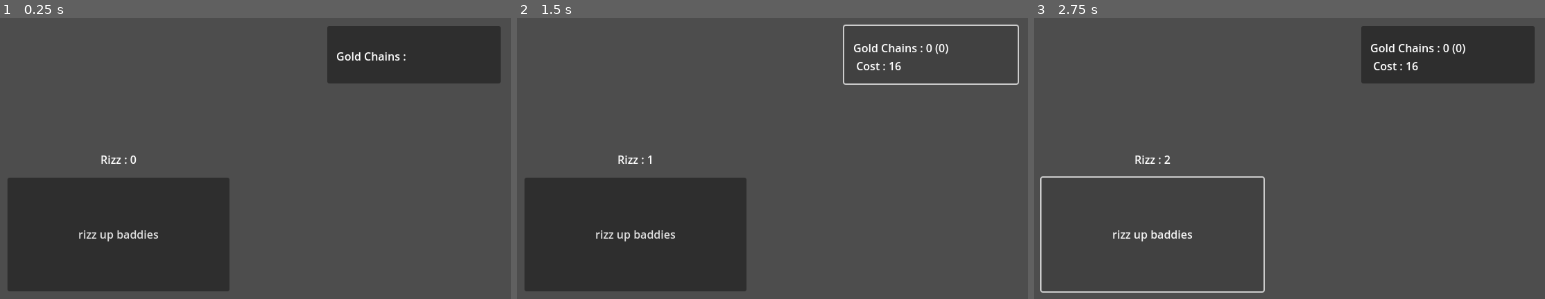
Above: before the commit, frames 1-3 (left to right).
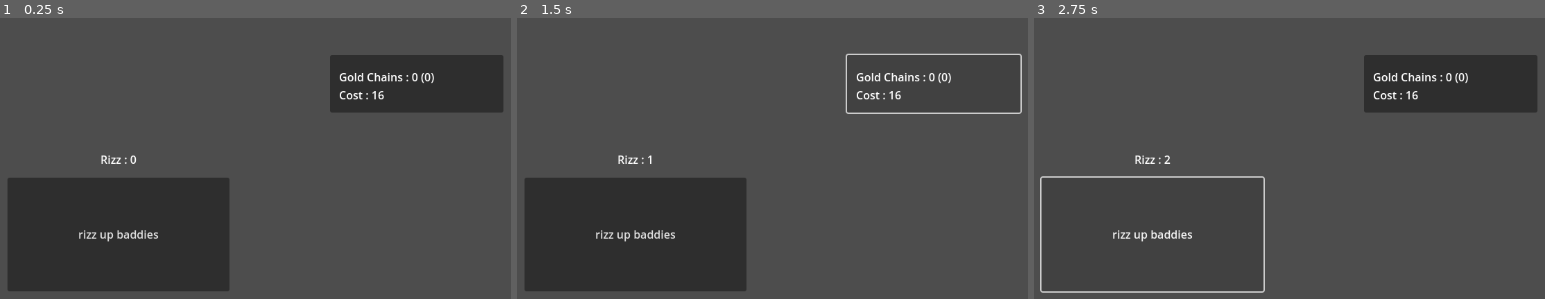
Above: after the commit, the same moments.

Repository: BlueDinoKing/sigmaclicker
Game: Godot game, scene res://scenes/clicker.tscn
Two runs of this game, one before a commit and one after it. Both use one fixed random seed, a clock stepped at 60 frames per second and the inputs below.
Inputs:
- Up to frame 1 (0.25 s): no input
- Up to frame 2 (1.5 s): click "rizz up baddies" at 0.5 s; click "Gold Chains : 0 (0) Cost : 16" at 1.25 s
- Up to frame 3 (2.75 s): click "rizz up baddies" at 2 s

The runs differ from the first frame. In frame 1, 7.4% of the frame differs, in the area x 63-99%, y 2-34%; in frame 2, 2.0%; in frame 3, 7.2%.

Commit message:
w rizz bro

Diff:
--- a/scenes/clicker.tscn
+++ b/scenes/clicker.tscn
@@ -1,11 +1,35 @@
-[gd_scene load_steps=3 format=3 uid="uid://0ugh23teop1k"]
+[gd_scene load_steps=6 format=3 uid="uid://0ugh23teop1k"]
 
 [ext_resource type="Script" path="res://scripts/clicker.gd" id="1_gdsq0"]
+[ext_resource type="Texture2D" uid="uid://bjb5xvhypir23" path="res://images/wrizzparticle.png" id="2_6c0al"]
 
 [sub_resource type="Theme" id="Theme_4dnqd"]
 Button/colors/icon_normal_color = Color(0, 1, 0, 1)
 
-[node name="clicker" type="Control" node_paths=PackedStringArray("label", "button", "goldChainsLabel")]
+[sub_resource type="ParticleProcessMaterial" id="ParticleProcessMaterial_uihb2"]
+particle_flag_disable_z = true
+gravity = Vector3(0, 980, 0)
+
+[sub_resource type="GDScript" id="GDScript_acxah"]
+script/source = "extends GPUParticles2D
+
+@export var button : Button
+
+func _ready():
+	one_shot = true
+
+
+
+func _on_rizz_up_baddies_pressed():
+	emitting = true
+
+
+
+func _on_rizz_up_baddies_button_up():
+	emitting = false
+"
+
+[node name="clicker" type="Control" node_paths=PackedStringArray("label", "button", "goldChainsLabel", "goldChainsButton")]
 layout_mode = 3
 anchors_preset = 15
 anchor_right = 1.0
@@ -16,6 +40,7 @@
 label = NodePath("total rizz")
 button = NodePath("rizz up baddies")
 goldChainsLabel = NodePath("gold chains/Label")
+goldChainsButton = NodePath("gold chains")
 
 [node name="rizz up baddies" type="Button" parent="."]
 custom_minimum_size = Vector2(320, 80)
@@ -51,11 +76,12 @@
 vertical_alignment = 1
 
 [node name="gold chains" type="Button" parent="."]
+custom_minimum_size = Vector2(150, 50)
 layout_mode = 0
-offset_left = 877.0
-offset_top = 23.0
-offset_right = 1127.0
-offset_bottom = 106.0
+offset_left = 881.0
+offset_top = 65.0
+offset_right = 1131.0
+offset_bottom = 148.0
 theme = SubResource("Theme_4dnqd")
 
 [node name="Label" type="Label" parent="gold chains"]
@@ -64,9 +90,21 @@
 offset_top = 20.0
 offset_right = 229.0
 offset_bottom = 67.0
-text = "Gold Chains : "
+text = "Gold Chains : 0 (0)
+Cost : 16"
 vertical_alignment = 1
 
+[node name="GPUParticles2D" type="GPUParticles2D" parent="." node_paths=PackedStringArray("button")]
+position = Vector2(592, 405)
+emitting = false
+amount = 1
+process_material = SubResource("ParticleProcessMaterial_uihb2")
+texture = ExtResource("2_6c0al")
+script = SubResource("GDScript_acxah")
+button = NodePath("../rizz up baddies")
+
 [connection signal="button_down" from="rizz up baddies" to="." method="_on_button_button_down"]
+[connection signal="button_up" from="rizz up baddies" to="GPUParticles2D" method="_on_rizz_up_baddies_button_up"]
 [connection signal="pressed" from="rizz up baddies" to="." method="_on_button_pressed"]
+[connection signal="pressed" from="rizz up baddies" to="GPUParticles2D" method="_on_rizz_up_baddies_pressed"]
 [connection signal="pressed" from="gold chains" to="." method="_on_gold_chains_pressed"]
--- a/scripts/clicker.gd
+++ b/scripts/clicker.gd
@@ -12,28 +12,31 @@
 var addedRizz = 1
 ##test commits
 
-
 # Called when the node enters the scene tree for the first time.
 func _ready():
-	pass # Replace with function body.
+	pass
 
 
 # Called every frame. 'delta' is the elapsed time since the previous frame.
 func _process(delta):
-	pass
+	update_rizz()
 
-## when rizz up baddies is pressed  rizz up baddies
-func _on_button_pressed() -> void:
-	rizzupbaddies()
 
 ## rizz up bro
 func rizzupbaddies() -> void:
 	rizz += addedRizz
 	update_rizz()
 
+func _on_button_pressed() -> void:
+	rizzupbaddies()
+
+
 ## updates the rizz label
 func update_rizz() -> void:
 	label.text = "Rizz : %s" %rizz
+	update_available_purchases()
+
+func update_available_purchases():
 	update_available_gold_chains()
 
 func update_available_gold_chains():
@@ -45,7 +48,7 @@
 		temp_rizz -= temp_cost
 		temp_cost = round(pow(temp_cost, 1.1))
 		count += 1
-	goldChainsLabel.text = "Gold Chains : % (%)\n Cost : %".format([goldChains, count, goldChainsCost], "%")
+	goldChainsLabel.text = "Gold Chains : % (%)\nCost : %".format([goldChains, count, goldChainsCost], "%")
 
 func _on_gold_chains_pressed():
 	if rizz >= goldChainsCost:
Binary file added: images/wrizzparticle.png
Not shown, added: images/wrizzparticle.png.import
